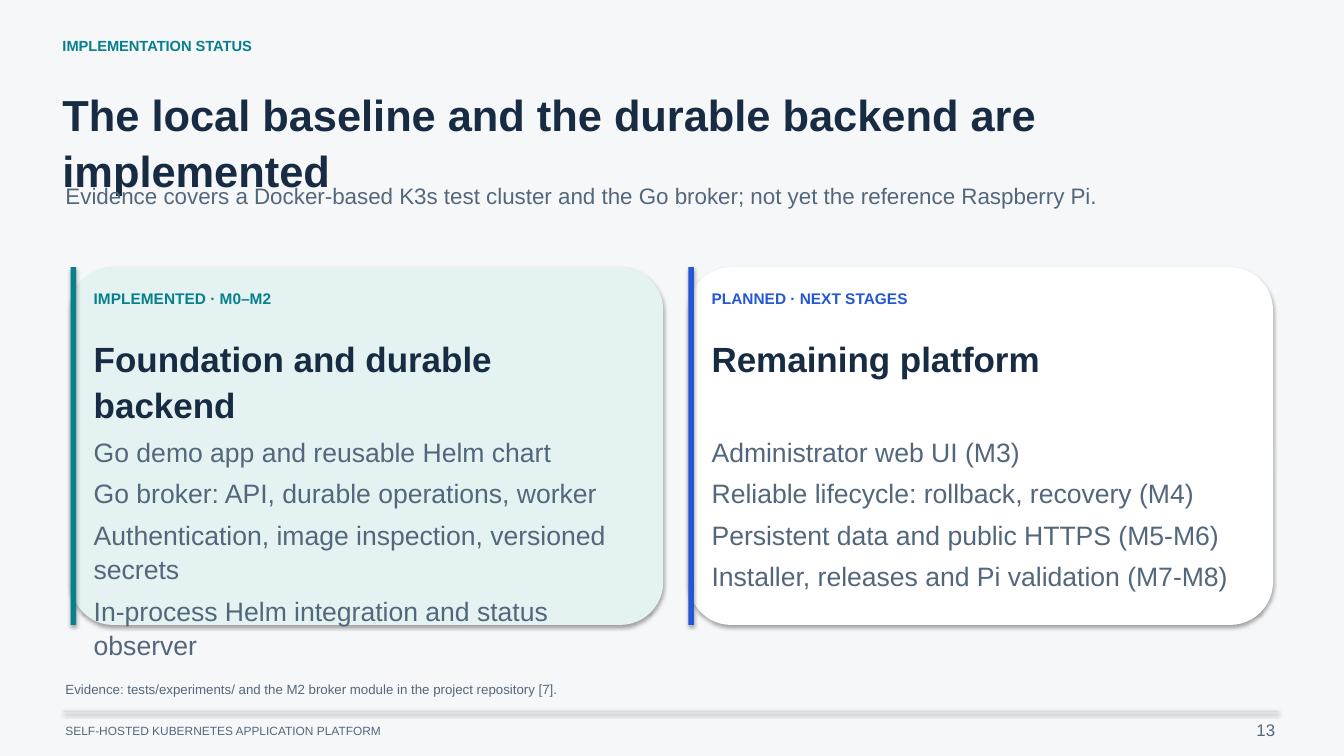
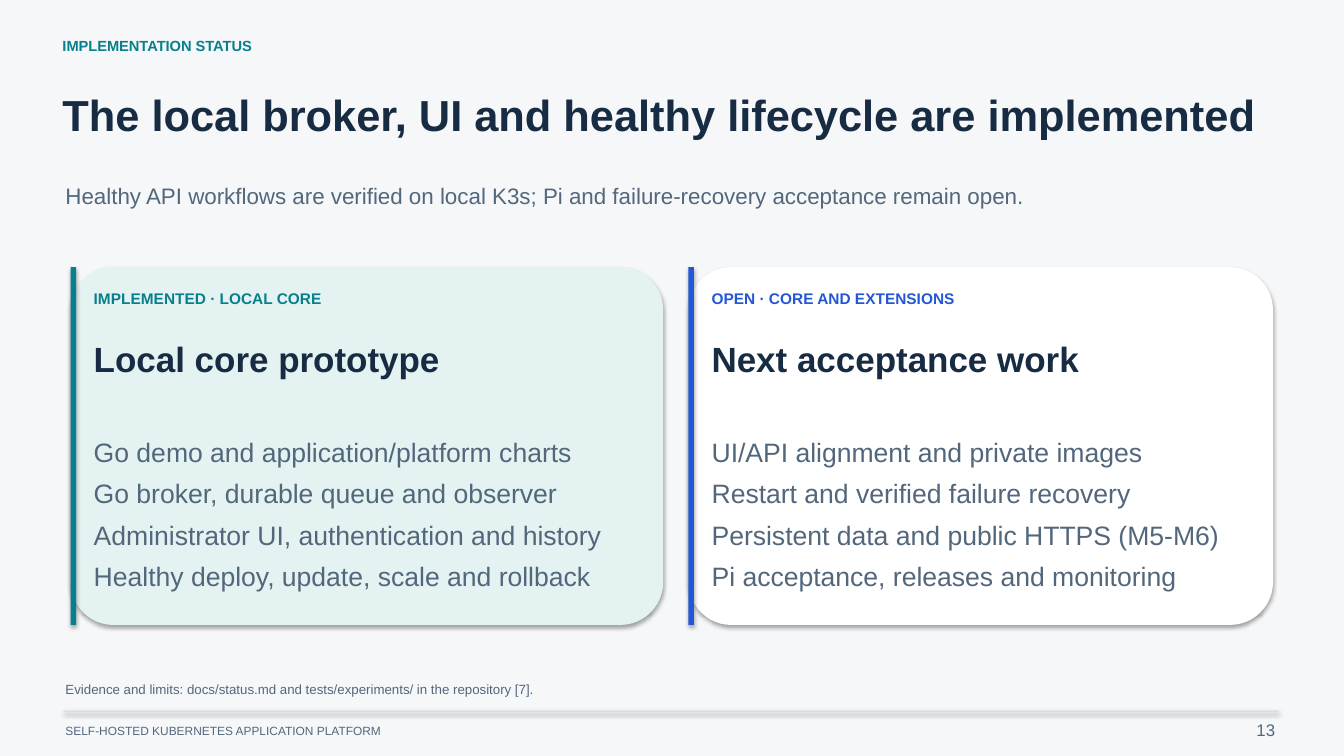
Before and after one commit to piotrek1459/k8s-internal-platform, a slide deck: slide 13 of presentation1.pptx. Drawn at 1344x756 pixels with LibreOffice and Linux fonts; fonts in the diff are those of the drawing. Boxes give left, top, right and bottom in pixels: in the first picture for what was removed or moved away, otherwise in the second. Text is boxed around its words. In the diff, an @@ line names an element or a change of style, - is before the commit and + after.

Commit message:
Remove legacy script wrappers and align implementation documentation

```diff
--- a/presentation1.pptx
+++ b/presentation1.pptx
@@ text at bbox=[62, 99, 1255, 139]: text changed @@
-The local baseline and the durable backend are implemented
+The local broker, UI and healthy lifecycle are implemented
@@ text at bbox=[65, 188, 1023, 209]: text changed @@
-Evidence covers a Docker-based K3s test cluster and the Go broker; not yet the reference Raspberry Pi.
+Healthy API workflows are verified on local K3s; Pi and failure-recovery acceptance remain open.
@@ text at bbox=[94, 293, 322, 304]: text changed @@
-IMPLEMENTED · M0–M2
+IMPLEMENTED · LOCAL CORE
@@ text at bbox=[712, 293, 954, 304]: text changed @@
-PLANNED · NEXT STAGES
+OPEN · CORE AND EXTENSIONS
@@ text at bbox=[94, 346, 439, 379]: text changed @@
-Foundation and durable backend
+Local core prototype
@@ text at bbox=[712, 346, 1079, 379]: text changed @@
-Remaining platform
+Next acceptance work
@@ text at bbox=[94, 443, 601, 592]: text changed @@
-Go demo app and reusable Helm chart
-Go broker: API, durable operations, worker
-Authentication, image inspection, versioned secrets
-In-process Helm integration and status observer
+Go demo and application/platform charts
+Go broker, durable queue and observer
+Administrator UI, authentication and history
+Healthy deploy, update, scale and rollback
@@ text at bbox=[712, 442, 1143, 509]: text changed @@
-Administrator web UI (M3)
-Reliable lifecycle: rollback, recovery (M4)
+UI/API alignment and private images
+Restart and verified failure recovery
@@ text at bbox=[712, 566, 1176, 592]: text changed @@
-Installer, releases and Pi validation (M7-M8)
+Pi acceptance, releases and monitoring
@@ text at bbox=[65, 684, 533, 697]: text changed @@
-Evidence: tests/experiments/ and the M2 broker module in the project repository [7].
+Evidence and limits: docs/status.md and tests/experiments/ in the repository [7].
```
Also in this commit, not shown: 48 other files.
